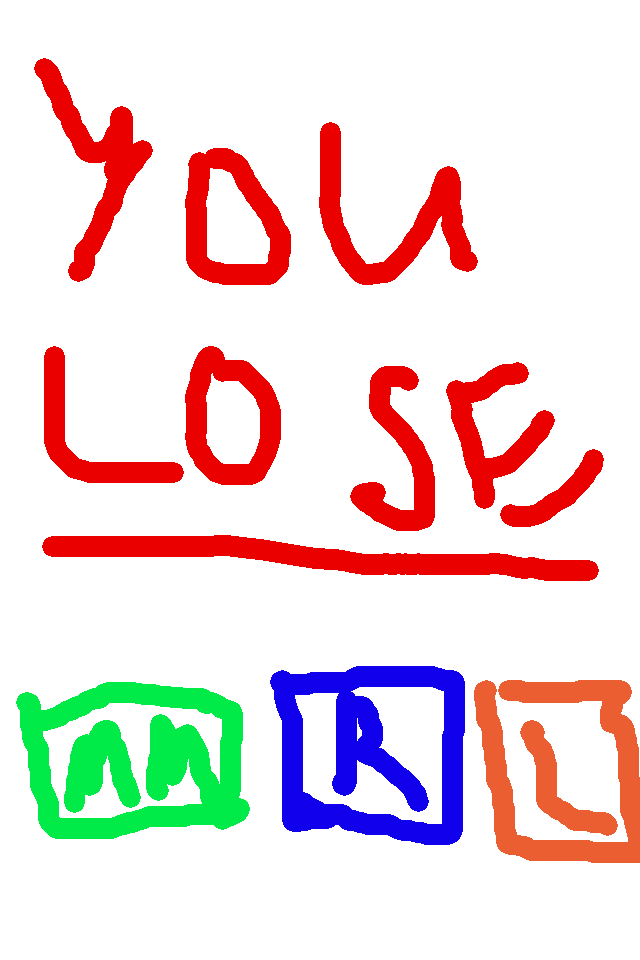
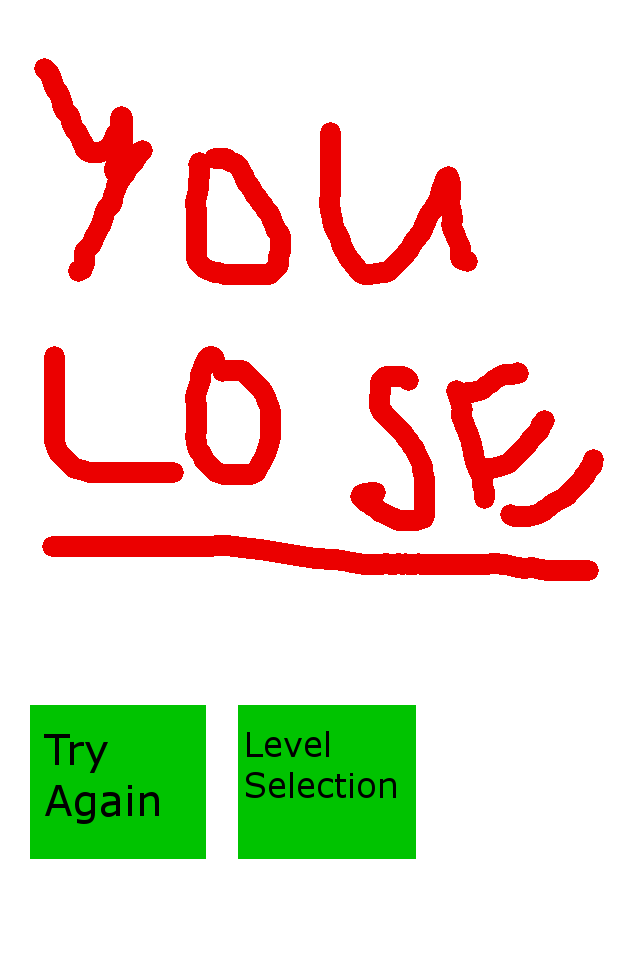
Before/after of a 640x960 layered artwork. What changed in the layer stack:
removed layer "levelselect" over [474, 680, 640, 863]
renamed "restart" to "Level ...", painted on it over [44, 666, 465, 845]
removed layer "mainmenu" over [16, 682, 250, 839]
painted on "youlose" over [30, 705, 416, 859]
